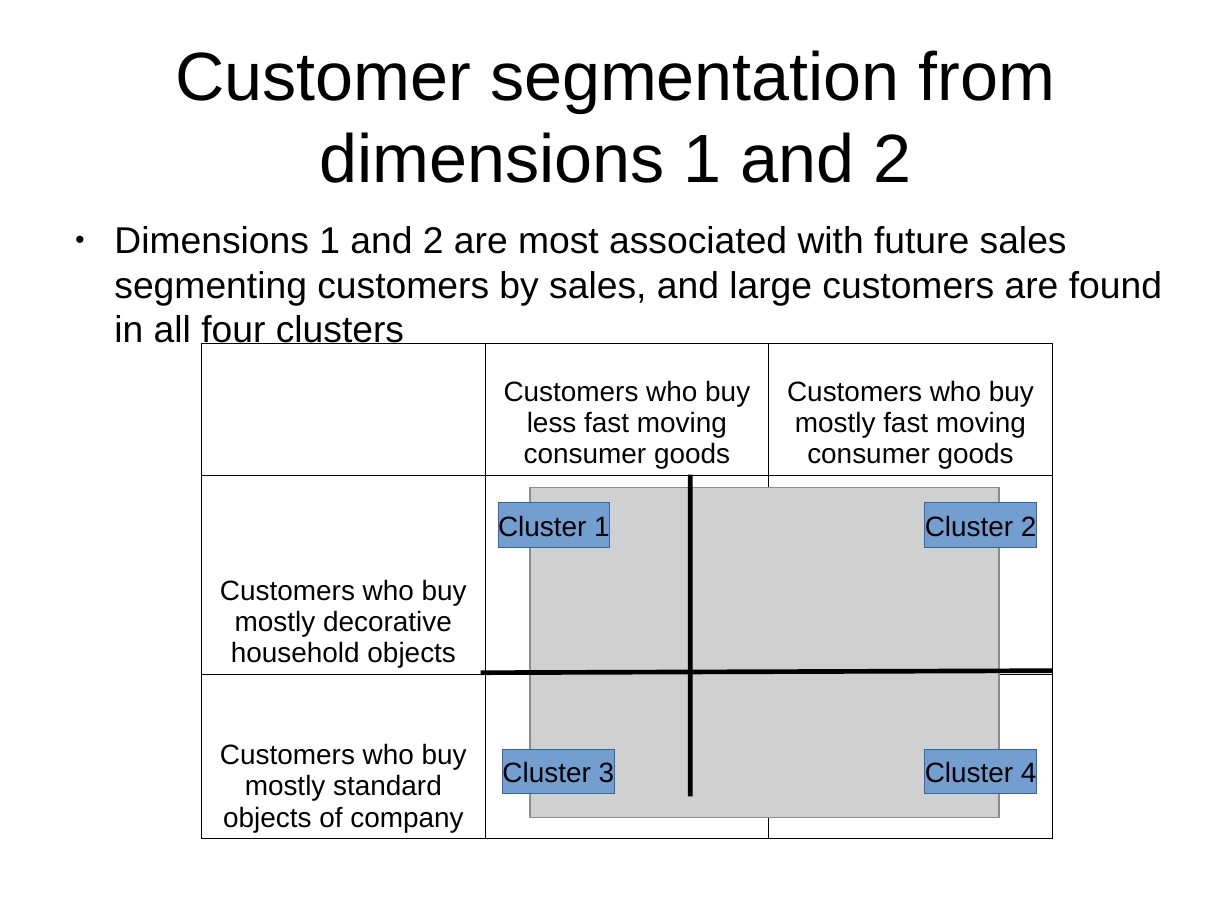
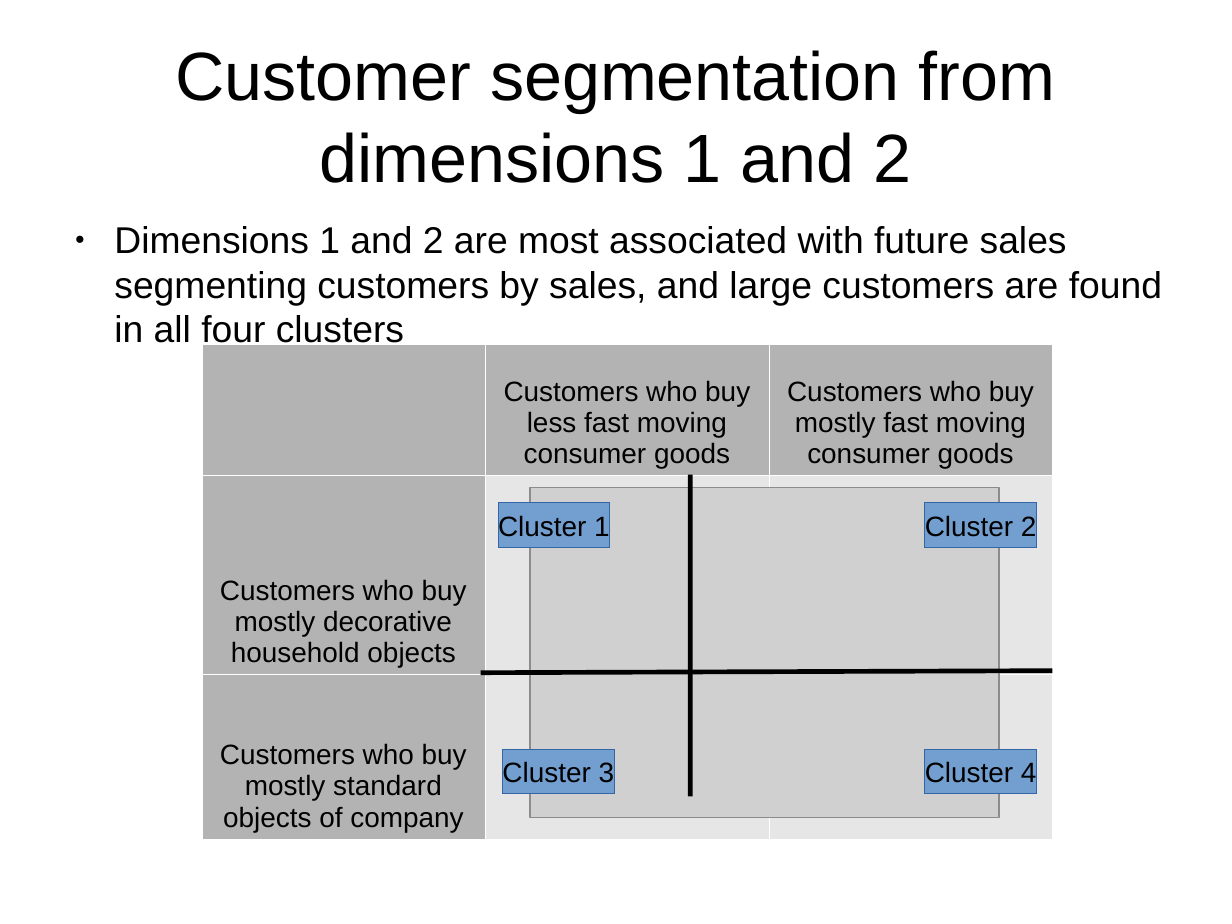
Before and after one commit to leexa90/E-commece-Data-Science, a slide deck: slide 16 of Present.odp. Drawn at 1232x924 pixels with LibreOffice and Linux fonts; fonts in the diff are those of the drawing; grey boxes stand for pictures. Boxes give left, top, right and bottom in pixels: in the first picture for what was removed or moved away, otherwise in the second. Text is boxed around its words. In the diff, an @@ line names an element or a change of style, - is before the commit and + after.

```diff
--- a/Present.odp
+++ b/Present.odp
@@ table at [201,344,1053,840] @@
@@ fill none to #B3B3B3 in 4 cells @@
@@ borders changed @@
```
Also in this commit, not shown: 3 other slides changed, 1 other file.
